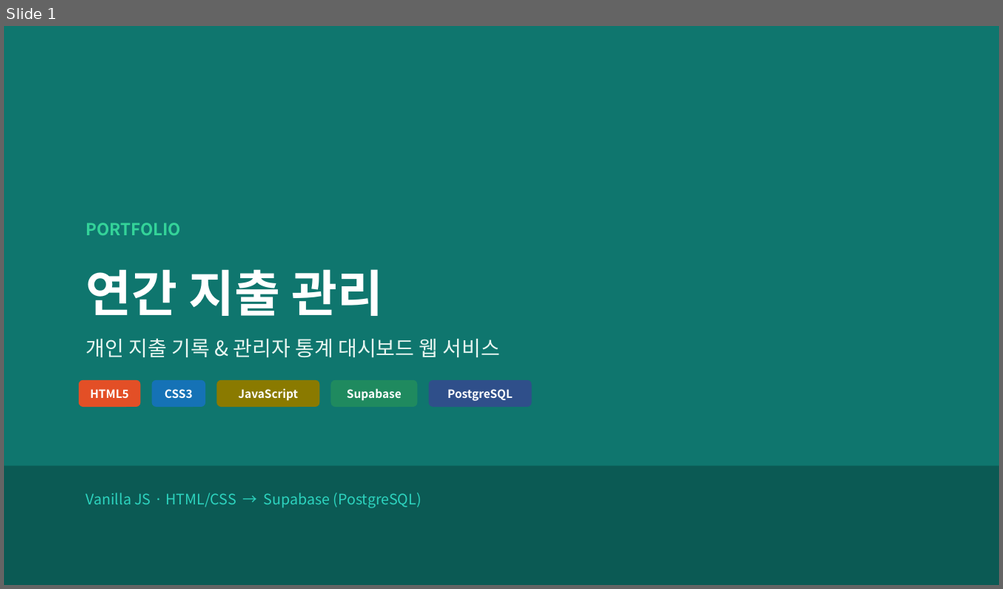
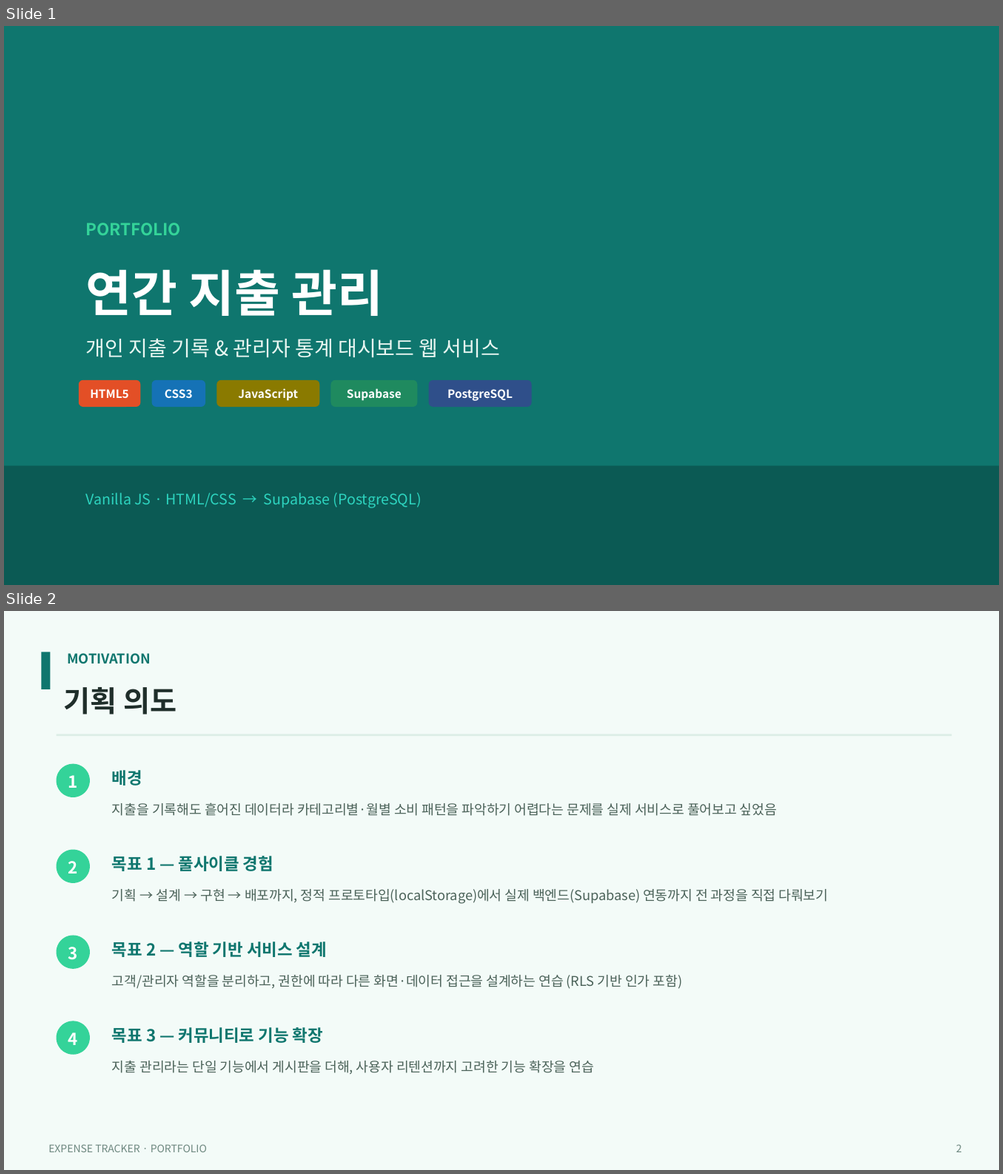
Before and after one commit to DavidLee534/expense-tracker, a slide deck: portfolio/expense-tracker-portfolio.pptx. Shown one above the other, each under a label of ours: slide 1 before the commit, slides 1 and 2 after it. The pictures are 1003x589 and 1003x1174 pixels, drawn with LibreOffice and Linux fonts; fonts in the diff are those of the drawing. Boxes give left, top, right and bottom in pixels: in the first picture for what was removed or moved away, otherwise in the second. Text is boxed around its words. In the diff, an @@ line names an element or a change of style, - is before the commit and + after.

```diff
--- a/portfolio/expense-tracker-portfolio.pptx
+++ b/portfolio/expense-tracker-portfolio.pptx
@@ slide 2 added at [4,611,999,1170], background #F3FBF8 @@
@@ rectangle added at [41,652,51,689], fill #0F766E @@
@@ text added at [67,653,150,664], 13 pt, text #0F766E, bold @@
+MOTIVATION
@@ text added at [63,687,176,715], 28 pt, text #1F2E2A, bold @@
+기획 의도
@@ rectangle added at [57,734,951,736], fill #DCEEE7 @@
@@ ellipse added at [57,764,90,797], fill #34D399 @@
@@ text added at [68,775,78,788], 16 pt, text #FFFFFF, bold @@
+1
@@ text added at [112,770,142,786], 16 pt, text #0F766E, bold @@
+배경
@@ text added at [112,803,777,816], 13 pt, text #4B6259 @@
+지출을 기록해도 흩어진 데이터라 카테고리별·월별 소비 패턴을 파악하기 어렵다는 문제를 실제 서비스로 풀어보고 싶었음
@@ ellipse added at [57,850,90,883], fill #34D399 @@
@@ text added at [68,861,78,874], 16 pt, text #FFFFFF, bold @@
+2
@@ text added at [112,856,273,871], 16 pt, text #0F766E, bold @@
+목표 1 — 풀사이클 경험
@@ text added at [112,889,828,904], 13 pt, text #4B6259 @@
+기획 → 설계 → 구현 → 배포까지, 정적 프로토타입(localStorage)에서 실제 백엔드(Supabase) 연동까지 전 과정을 직접 다뤄보기
@@ ellipse added at [57,936,90,969], fill #34D399 @@
@@ text added at [112,942,327,957], 16 pt, text #0F766E, bold @@
+목표 2 — 역할 기반 서비스 설계
@@ text added at [68,947,78,960], 16 pt, text #FFFFFF, bold @@
+3
@@ text added at [112,975,683,989], 13 pt, text #4B6259 @@
+고객/관리자 역할을 분리하고, 권한에 따라 다른 화면·데이터 접근을 설계하는 연습 (RLS 기반 인가 포함)
@@ ellipse added at [57,1022,90,1055], fill #34D399 @@
@@ text added at [112,1028,323,1043], 16 pt, text #0F766E, bold @@
+목표 3 — 커뮤니티로 기능 확장
@@ text added at [68,1033,78,1045], 16 pt, text #FFFFFF, bold @@
+4
@@ text added at [112,1061,593,1074], 13 pt, text #4B6259 @@
+지출 관리라는 단일 기능에서 게시판을 더해, 사용자 리텐션까지 고려한 기능 확장을 연습
@@ text added at [48,1145,207,1153], 10 pt, text #6E8880 @@
+EXPENSE TRACKER · PORTFOLIO
@@ text added at [956,1145,962,1153], 10 pt, text #6E8880 @@
+2
```
Also in this commit, not shown: 10 slides changed, 4 other slides added.
